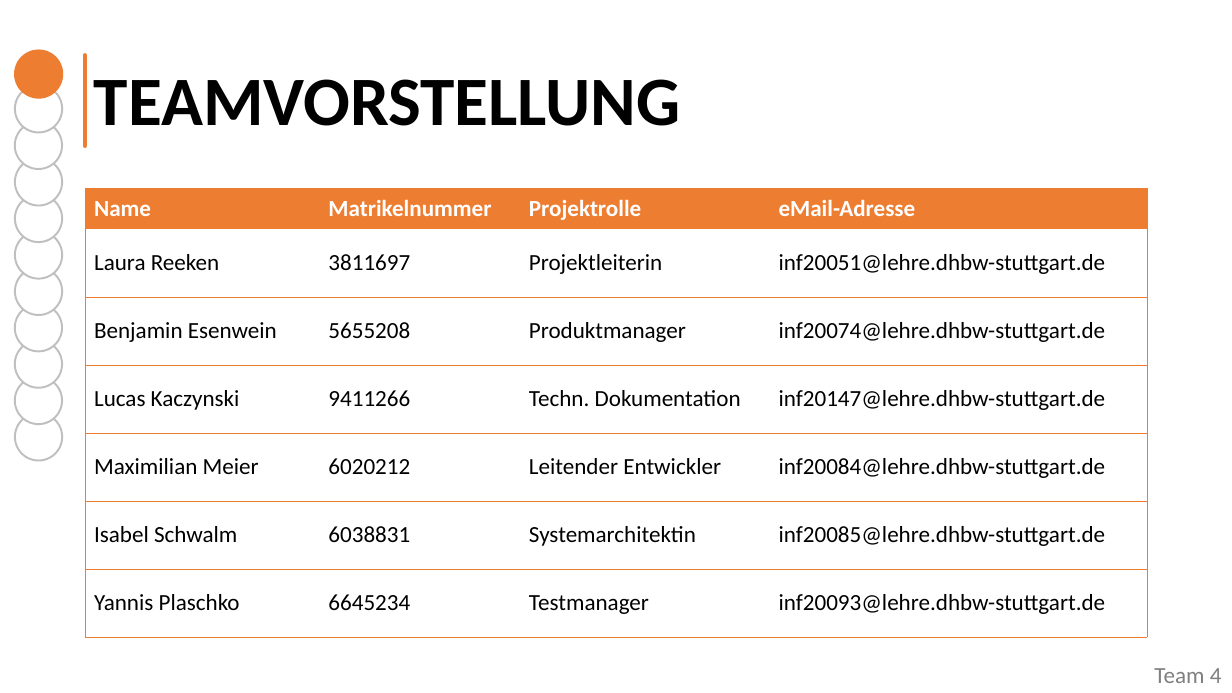
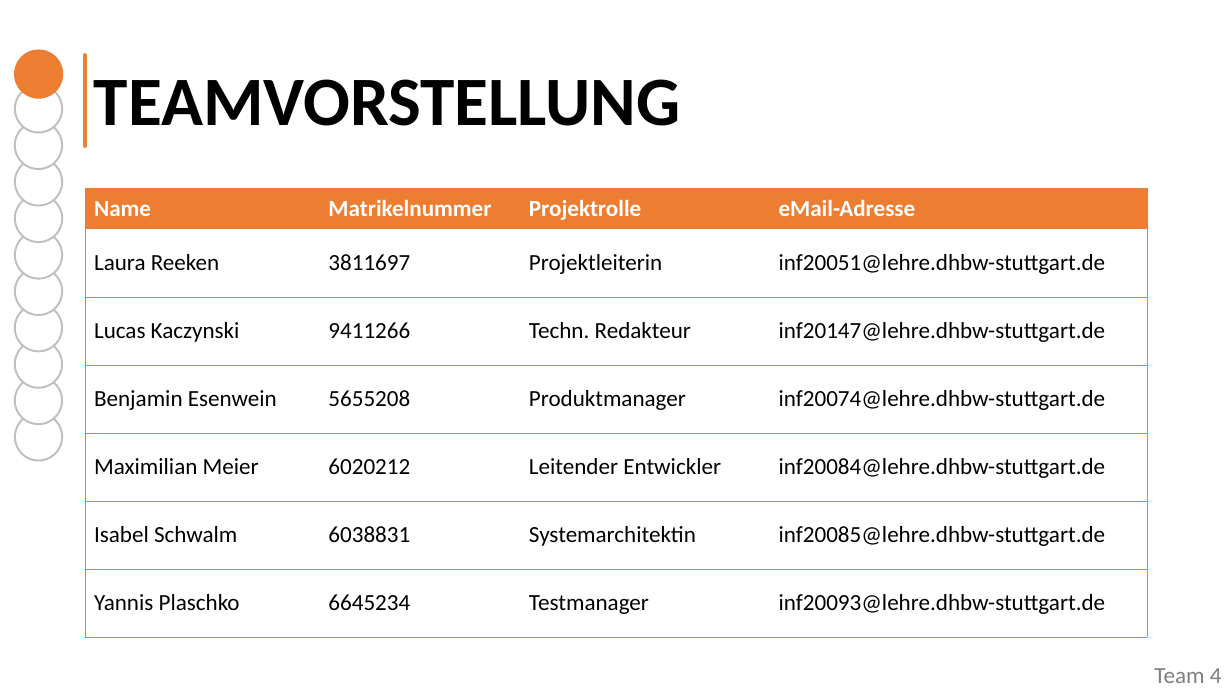
Before and after one commit to TINF20C/Team_4_Websockets-lwIP, a slide deck: slide 2 of PROJECT/TINF20C_Präsentation_Semester3_Team_4.pptx. Drawn at 1232x693 pixels with LibreOffice and Linux fonts; fonts in the diff are those of the drawing. Boxes give left, top, right and bottom in pixels: in the first picture for what was removed or moved away, otherwise in the second. Text is boxed around its words. In the diff, an @@ line names an element or a change of style, - is before the commit and + after.

```diff
--- a/PROJECT/TINF20C_Präsentation_Semester3_Team_4.pptx
+++ b/PROJECT/TINF20C_Präsentation_Semester3_Team_4.pptx
@@ table at (x1=85, y1=189, x2=1148, y2=638) @@
+row 3: Lucas Kaczynski | 9411266 | Techn. Redakteur | inf20147@lehre.dhbw-stuttgart.de
-row 4: Lucas Kaczynski | 9411266 | Techn. Dokumentation | inf20147@lehre.dhbw-stuttgart.de
```
Also in this commit, not shown: 4 other slides changed.
